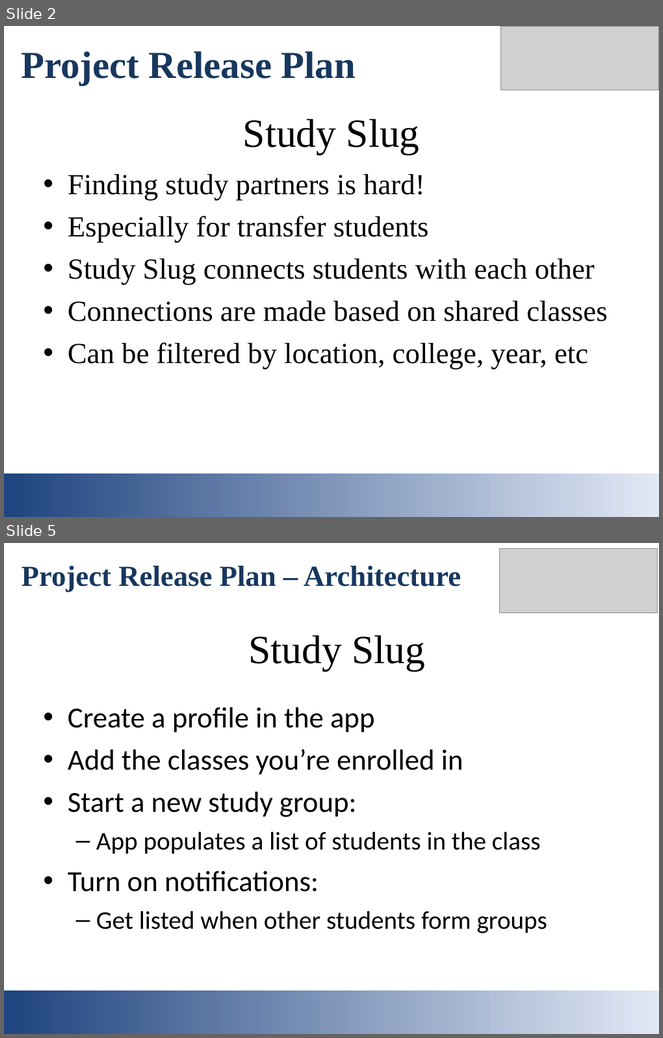
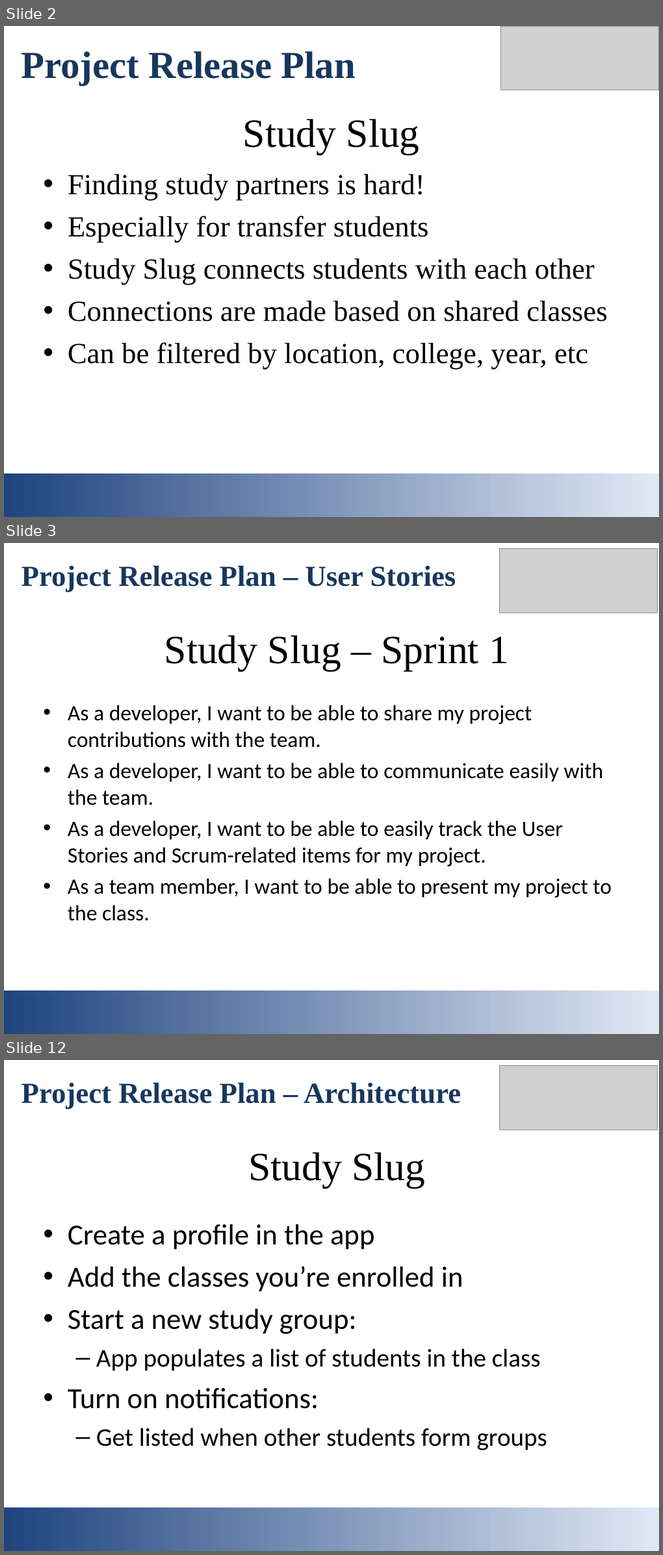
Before and after one commit to mmaall/StudySlug, a slide deck: documentation/studyslug_intro_slides.ppt. Shown one above the other, each under a label of ours: slides 2 and 5 before the commit, slides 2, 3 and 12 after it; the slides between them are not shown. The pictures are 663x1038 and 663x1555 pixels, drawn with LibreOffice and Linux fonts; fonts in the diff are those of the drawing; grey boxes stand for pictures. Boxes give left, top, right and bottom in pixels: in the first picture for what was removed or moved away, otherwise in the second. Text is boxed around its words. In the diff, an @@ line names an element or a change of style, - is before the commit and + after.

```diff
--- a/documentation/studyslug_intro_slides.ppt
+++ b/documentation/studyslug_intro_slides.ppt
@@ slide 3 added at (x1=4, y1=543, x2=659, y2=1034), background #FFFFFF @@
@@ picture added at (x1=499, y1=548, x2=658, y2=613) @@
@@ text added at (x1=22, y1=566, x2=456, y2=592), 32 pt, text #17375E, bold @@
+Project Release Plan – User Stories
@@ title added at (x1=165, y1=635, x2=509, y2=671), 44 pt, text #000000 @@
+Study Slug – Sprint 1
@@ text added at (x1=68, y1=705, x2=612, y2=921), 24 pt, text #000000 @@
+• As a developer, I want to be able to share my project contributions with the team.
+• As a developer, I want to be able to communicate easily with the team.
+• As a developer, I want to be able to easily track the User Stories and Scrum-related items for my project.
+• As a team member, I want to be able to present my project to the class.
@@ rectangle added at (x1=4, y1=990, x2=659, y2=1034), fill gradient #1F447F to #E1E8F5 @@
@@ what was slide 5 is now slide 12 @@
```
Also in this commit, not shown: 3 slides changed, 6 other slides added.
